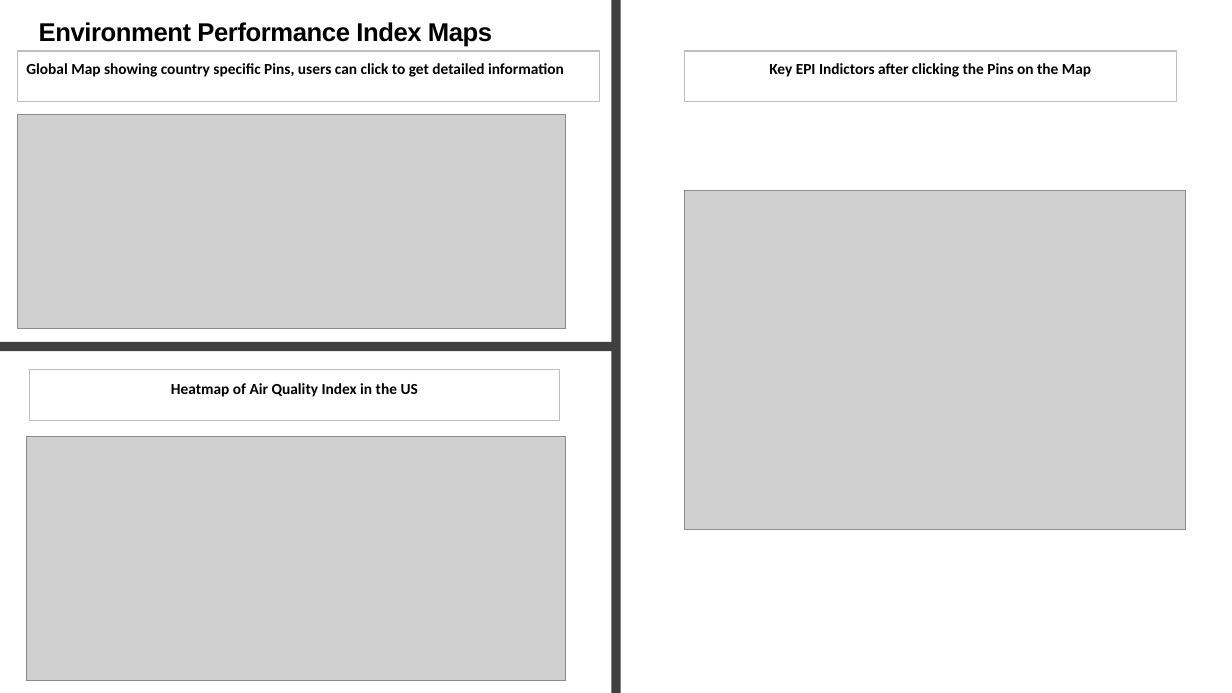
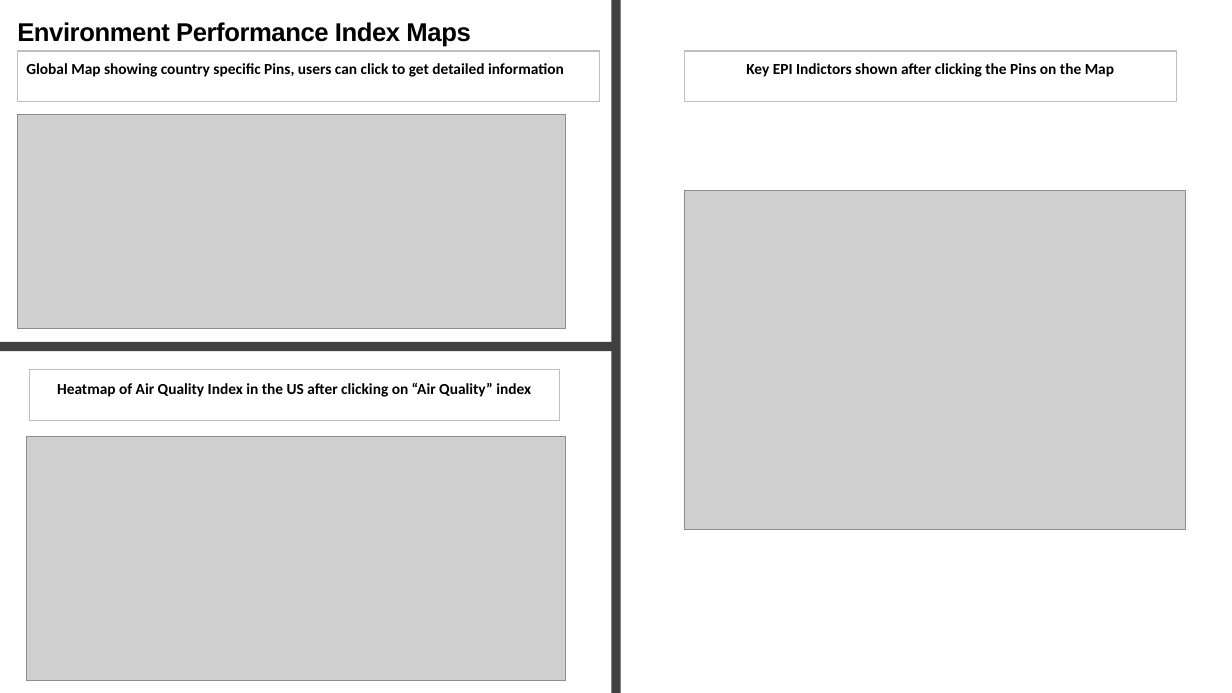
Before and after one commit to ruchirmathur/spaceapps, a slide deck: slide 6 of NASA Open Data.pptx. Drawn at 1232x693 pixels with LibreOffice and Linux fonts; fonts in the diff are those of the drawing; grey boxes stand for pictures. Boxes give left, top, right and bottom in pixels: in the first picture for what was removed or moved away, otherwise in the second. Text is boxed around its words. In the diff, an @@ line names an element or a change of style, - is before the commit and + after.

```diff
--- a/NASA Open Data.pptx
+++ b/NASA Open Data.pptx
@@ text "Environment Performance Index Maps": place and size @@
-text "Environment Performance Index Maps" at (39, 22, 492, 47)
+text "Environment Performance Index Maps" at (17, 22, 470, 47)
@@ text in rectangle at (746, 63, 1114, 77): text changed @@
-Key EPI Indictors after clicking the Pins on the Map
+Key EPI Indictors shown after clicking the Pins on the Map
@@ text in rectangle at (57, 382, 531, 397): text changed @@
-Heatmap of Air Quality Index in the US
+Heatmap of Air Quality Index in the US after clicking on “Air Quality” index
```
Also in this commit, not shown: 6 other slides changed.
